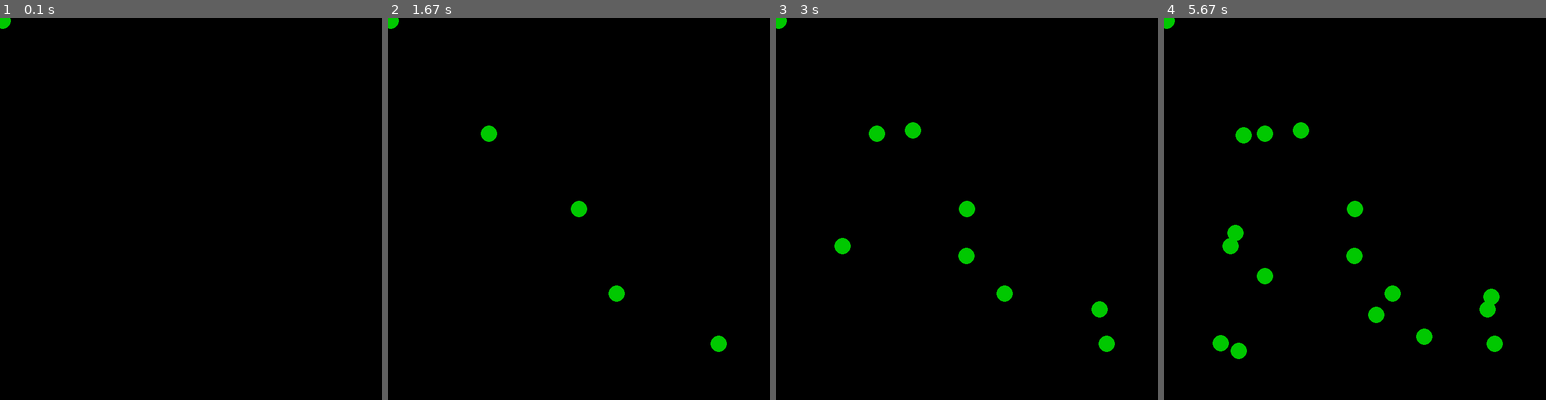
Above: before the commit, frames 1-4 (left to right).
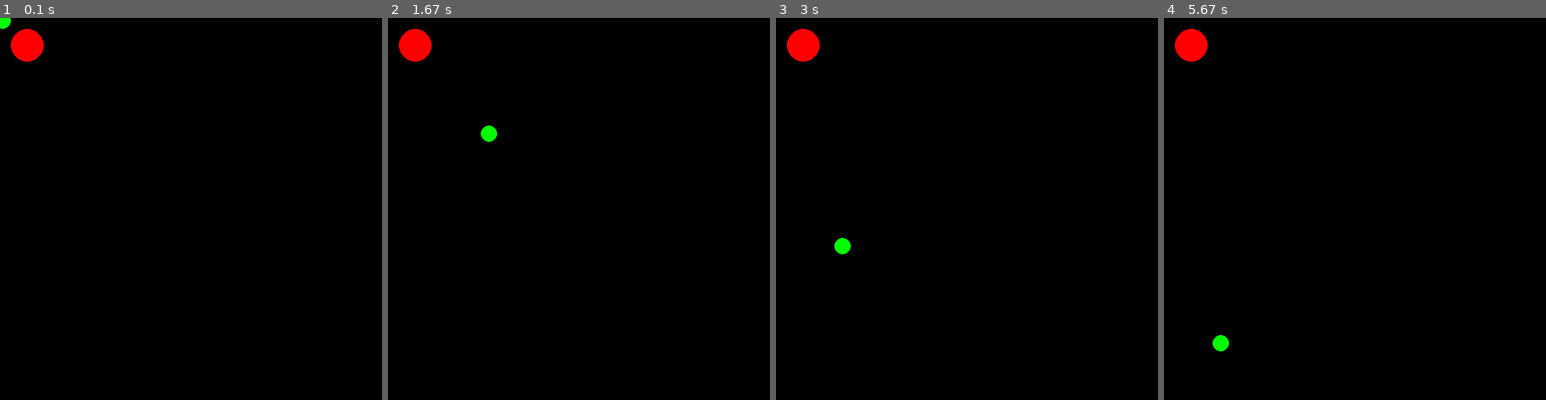
Above: after the commit, the same moments.

Repository: sagieppel/Pygame3
Game: pygame game, started from Lesson2.py
Two runs of this game, one before a commit and one after it. Both use one fixed random seed, a clock stepped at 60 frames per second and the inputs below.
Inputs (mouse positions are in pixels of both pictures, inside the frame that each line leads up to):
- Up to frame 1 (0.1 s): no input
- Up to frame 2 (1.67 s): click (579, 209) at 0.38 s; click (617, 293) at 0.72 s; click (720, 342) at 1.05 s; click (487, 132) at 1.38 s
- Up to frame 3 (3 s): click (967, 254) at 1.72 s; click (913, 128) at 2.05 s; click (1100, 308) at 2.38 s; click (840, 247) at 2.72 s
- Up to frame 4 (5.67 s): click (1244, 136) at 3.05 s; click (1263, 277) at 3.38 s; click (1492, 296) at 3.72 s; click (1240, 350) at 4.05 s; click (1236, 231) at 4.38 s; click (1377, 315) at 4.72 s; click (1423, 335) at 5.05 s; click (1221, 342) at 5.38 s

The runs differ from the first frame. In frame 1, 0.6% of the frame differs, in the area x 0-12%, y 0-12%; in frame 2, 1.2%; in frame 3, 1.8%; in frame 4, 2.9%, in the area x 0-89%, y 0-90%.

Commit message:
Update Lesson2.py

Diff:
--- a/Lesson2.py
+++ b/Lesson2.py
@@ -6,14 +6,23 @@
 screensize=700
 screen=pygame.display.set_mode([screensize,screensize]) # Control screen size
 
+enemy={}
+enemy["x"]=50
+enemy["y"]=50
+enemy["color"] = [255,0,0]
+enemy["size"] = 30
+
+
 for i in range(100000000):
   pygame.event.get()
   x,y = pygame.mouse.get_pos()
 
-  color = [0 , 200 ,0]
-
+  color = [0, 255, 0]
   size = 15
 
-  pygame.draw.circle(screen, color, [x,y], size)
+  screen.fill([0,0,0])
+  pygame.draw.circle(screen, color , [x,y], size)
+
+  pygame.draw.circle(screen, enemy["color"] , [enemy["x"],enemy["y"]], enemy["size"])
 
   pygame.display.update()
